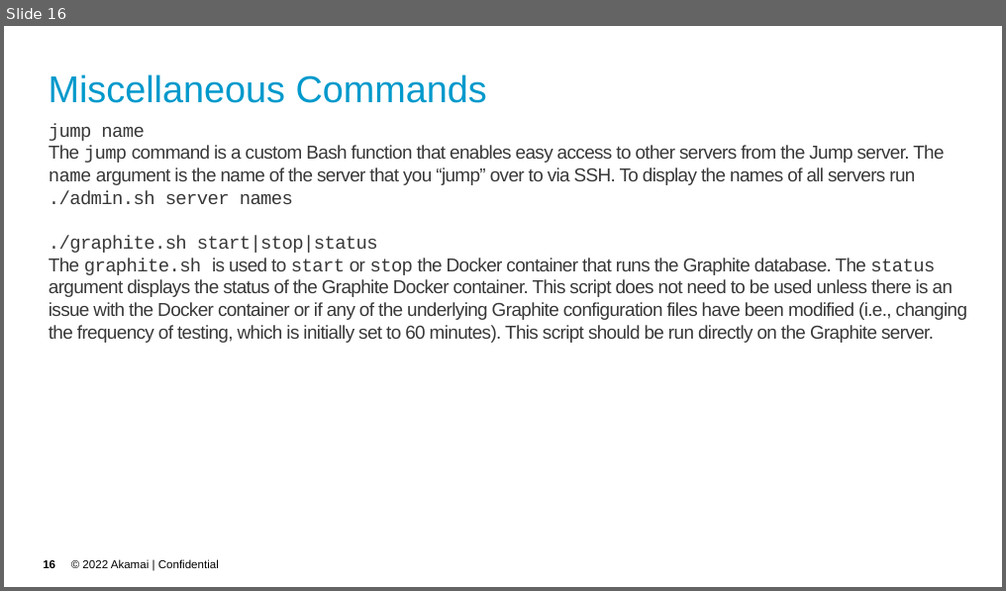
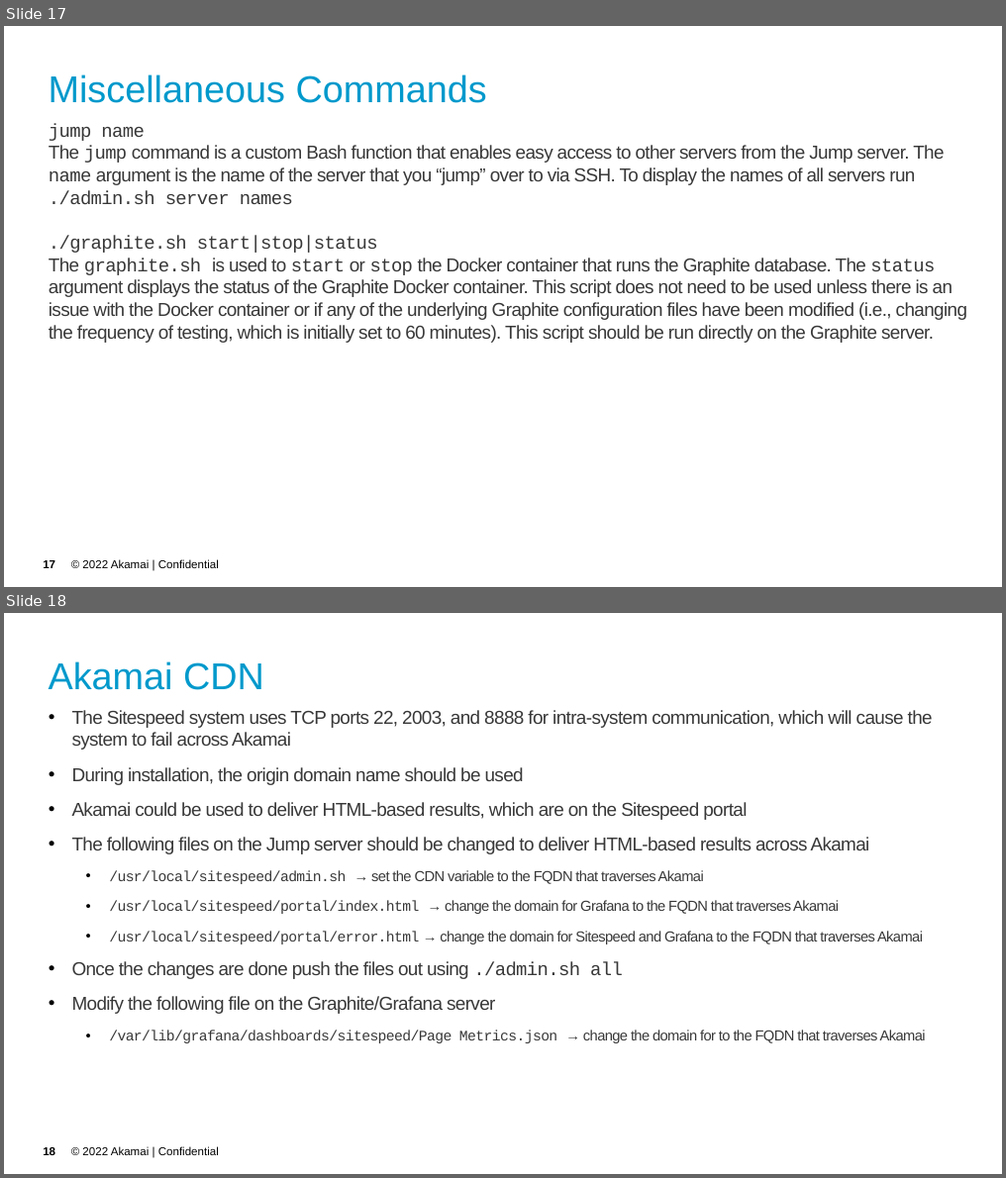
Before and after one commit to akamai-consulting/sitespeed, a slide deck: Info/Guide.pptx. Shown one above the other, each under a label of ours: slide 16 before the commit, slides 17 and 18 after it. The pictures are 1006x591 and 1006x1178 pixels, drawn with LibreOffice and Linux fonts; fonts in the diff are those of the drawing; background and template pictures are left out. Boxes give left, top, right and bottom in pixels: in the first picture for what was removed or moved away, otherwise in the second. Text is boxed around its words. In the diff, an @@ line names an element or a change of style, - is before the commit and + after.

```diff
--- a/Info/Guide.pptx
+++ b/Info/Guide.pptx
@@ slide 18 added at bbox=[4, 613, 1002, 1174], background picture (left out); not listed: 2 template elements that a slide beside it also shows @@
@@ title added at bbox=[49, 662, 264, 690], 36 pt, text #0099CC @@
+Akamai CDN
@@ text added at bbox=[72, 710, 933, 1044], 18 pt, text #383838 @@
+• The Sitespeed system uses TCP ports 22, 2003, and 8888 for intra-system communication, which will cause the system to fail across Akamai
+• During installation, the origin domain name should be used
+• Akamai could be used to deliver HTML-based results, which are on the Sitespeed portal
+• The following files on the Jump server should be changed to deliver HTML-based results across Akamai
+  • /usr/local/sitespeed/admin.sh → set the CDN variable to the FQDN that traverses Akamai
+  • /usr/local/sitespeed/portal/index.html → change the domain for Grafana to the FQDN that traverses Akamai
+  • /usr/local/sitespeed/portal/error.html → change the domain for Sitespeed and Grafana to the FQDN that traverses Akamai
+• Once the changes are done push the files out using ./admin.sh all
+• Modify the following file on the Graphite/Grafana server
+  • /var/lib/grafana/dashboards/sitespeed/Page Metrics.json → change the domain for to the FQDN that traverses Akamai
@@ what was slide 16 is now slide 17 @@
@@ page number at bbox=[43, 561, 55, 569]: text changed @@
-16
+17
```
Also in this commit, not shown: 4 other slides added, 1 slide removed, 3 other files.
